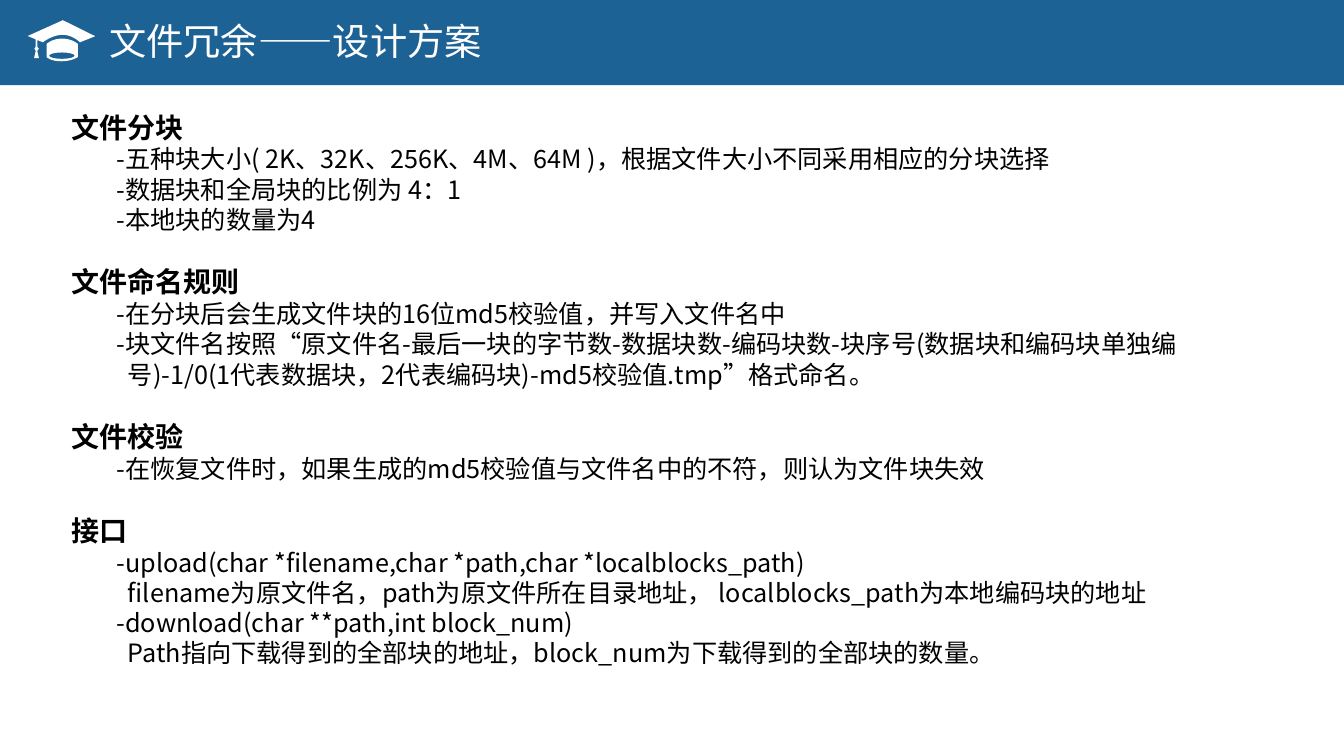
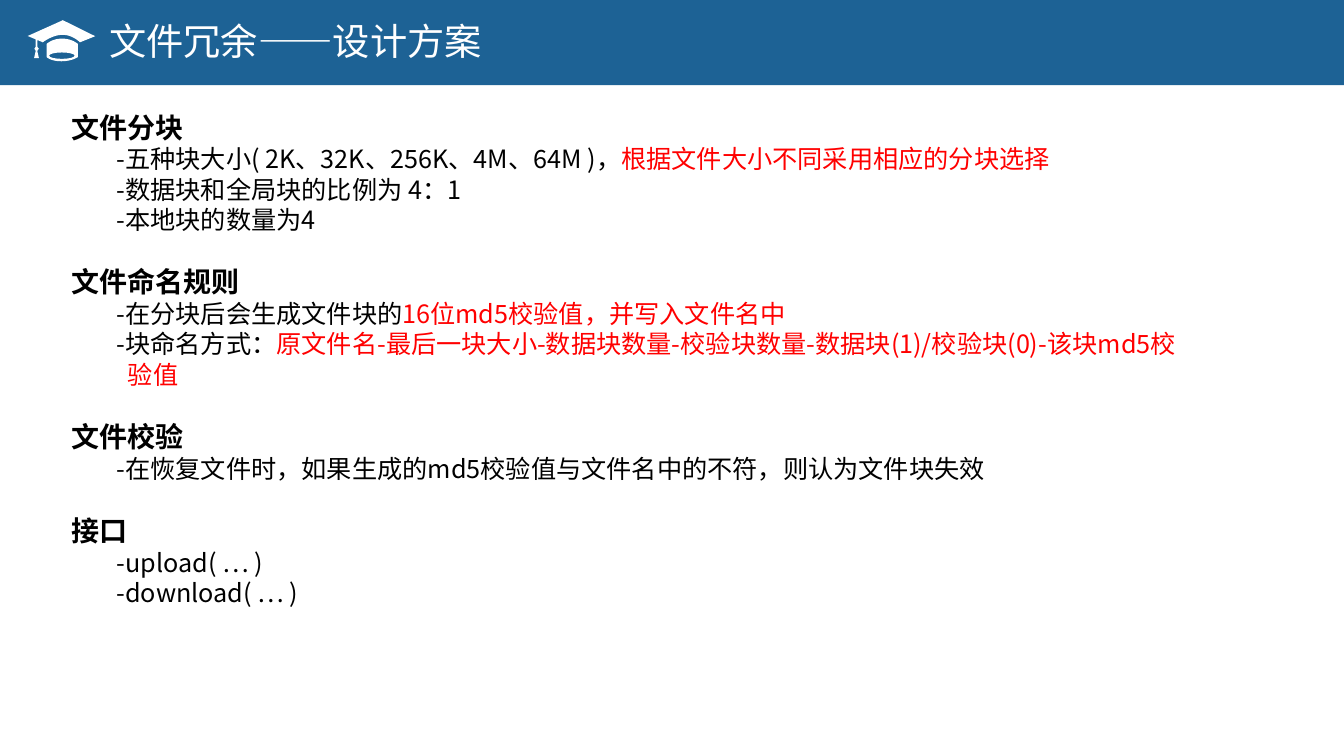
Before and after one commit to OSH-2018/X-exciting, a slide deck: slide 14 of new/结题报告.pptx (slide 17 before the commit). Drawn at 1344x756 pixels with LibreOffice and Linux fonts; fonts in the diff are those of the drawing. Boxes give left, top, right and bottom in pixels: in the first picture for what was removed or moved away, otherwise in the second. Text is boxed around its words. In the diff, an @@ line names an element or a change of style, - is before the commit and + after.

```diff
--- a/new/结题报告.pptx
+++ b/new/结题报告.pptx
@@ text at [117, 146, 1049, 326]: text colour #000000 to #FF0000 in ")，根据文件大小不同采用相应的分块选择", "-在分块后会生成文件块的16位md5校验值，并写入文件名中" @@
@@ text at [117, 331, 1176, 386]: text changed; text colour #000000 to #FF0000 @@
--块文件名按照“原文件名-最后一块的字节数-数据块数-编码块数-块序号(数据块和编码块单独编
-号)-1/0(1代表数据块，2代表编码块)-md5校验值.tmp”格式命名。
+-块命名方式：原文件名-最后一块大小-数据块数量-校验块数量-数据块(1)/校验块(0)-该块md5校
+验值
@@ text at [117, 551, 252, 607]: text changed @@
--upload(char *filename,char *path,char *localblocks_path)
-filename为原文件名，path为原文件所在目录地址， localblocks_path为本地编码块的地址
--download(char **path,int block_num)
-Path指向下载得到的全部块的地址，block_num为下载得到的全部块的数量。
+-upload( … )
+-download( … )
```
Also in this commit, not shown: 10 other slides changed, 7 slides added, 4 slides removed.
